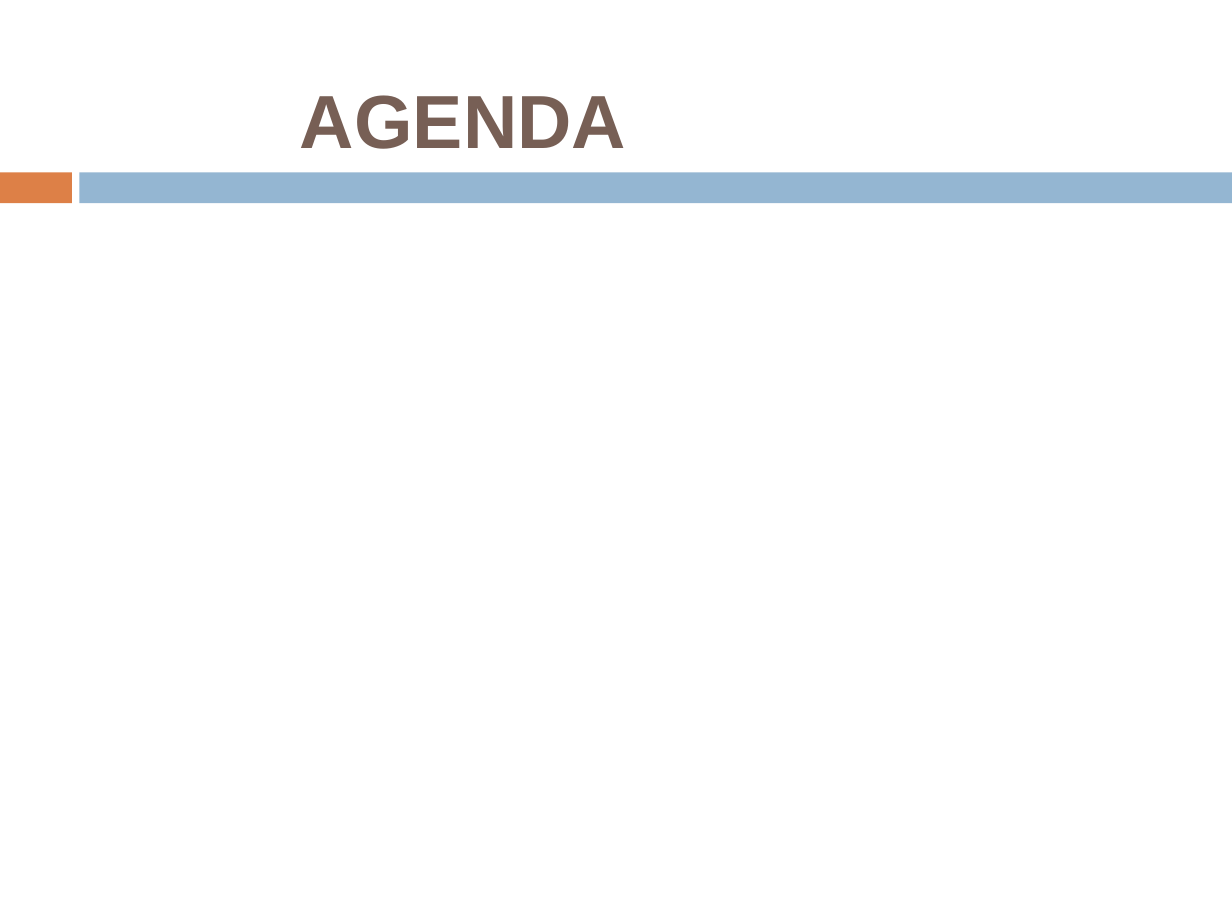
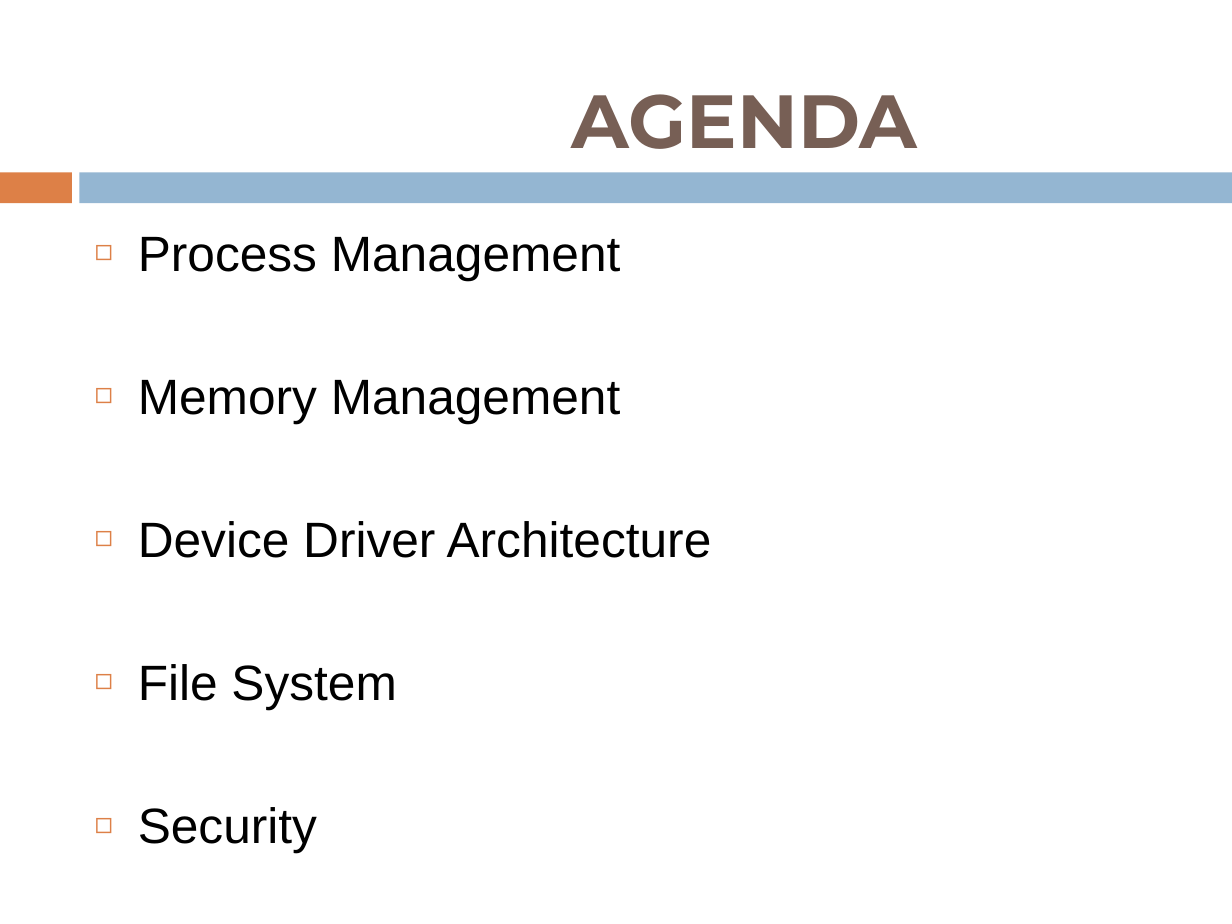
Before and after one commit to shyamrajendran/OS_MPS, a slide deck: slide 2 of 4th_credit/survey.pptx. Drawn at 1232x924 pixels with LibreOffice and Linux fonts; fonts in the diff are those of the drawing. Boxes give left, top, right and bottom in pixels: in the first picture for what was removed or moved away, otherwise in the second. Text is boxed around its words. In the diff, an @@ line names an element or a change of style, - is before the commit and + after.

Commit message:
modify

```diff
--- a/4th_credit/survey.pptx
+++ b/4th_credit/survey.pptx
@@ text "AGENDA" at box(572, 94, 917, 149): font Arial to Montserrat; alignment left to centre @@
@@ text added at box(138, 237, 712, 710), 29 pt, text #000000 @@
+◻ Process Management
+◻ Memory Management
+◻ Device Driver Architecture
+◻ File System
+◻ Security
```
Also in this commit, not shown: 3 other slides changed.
